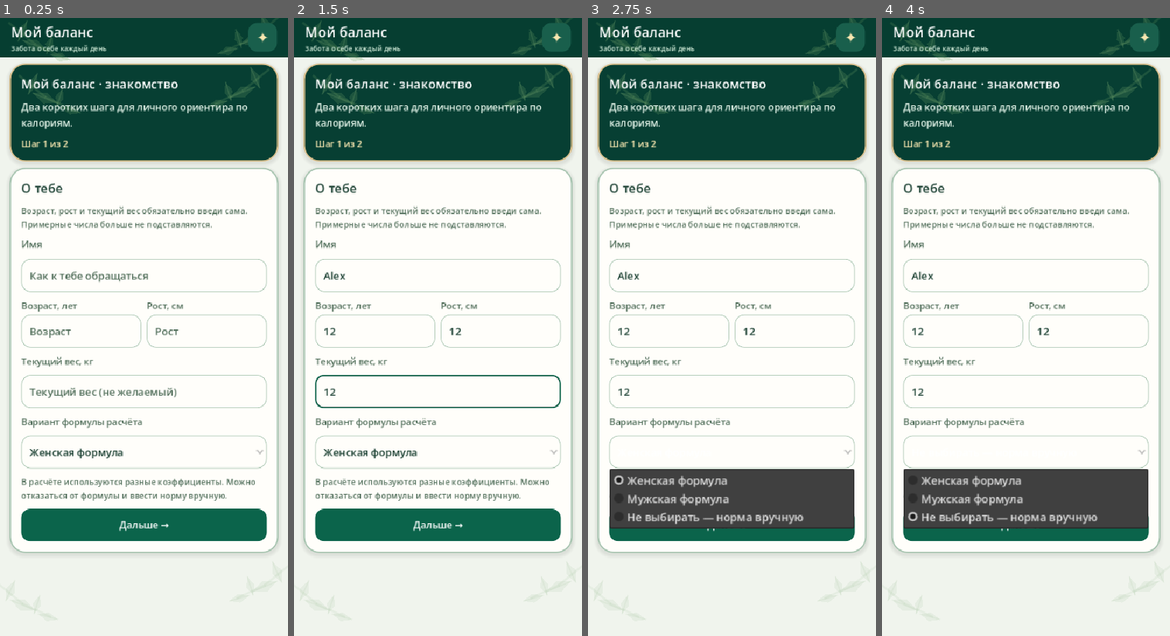
Above: before the commit, frames 1-4 (left to right).
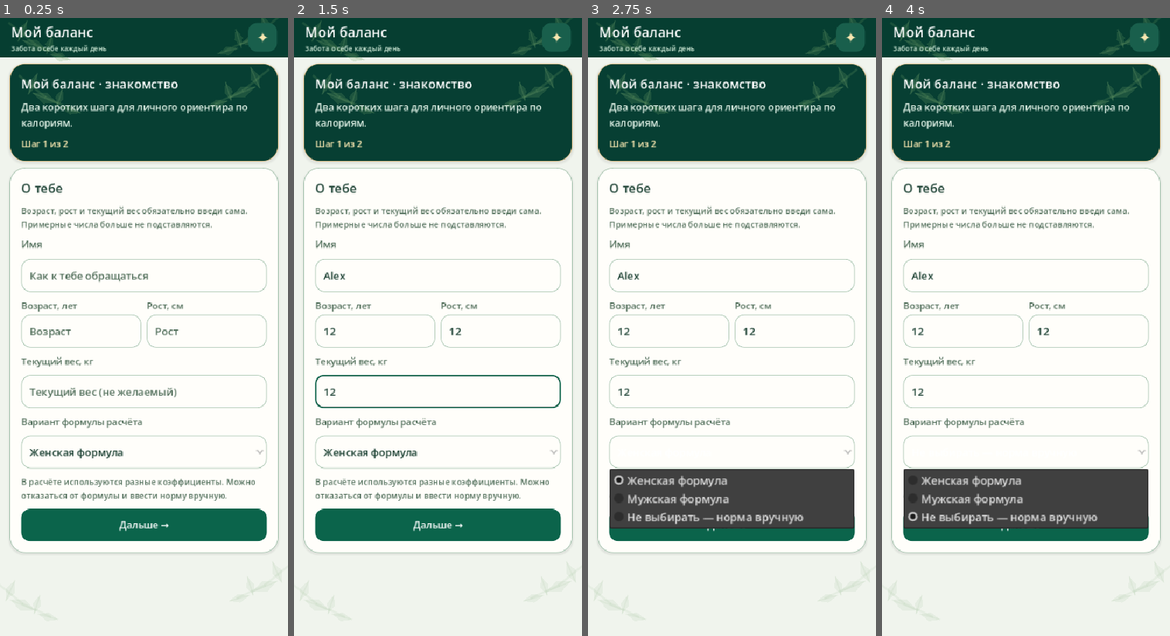
Above: after the commit, the same moments.

Repository: Domenklay/My_balance
Game: Godot game, scene res://main.tscn
Same seed, same stepped clock (60 frames per second), same inputs: the game is played once before the commit and once after it.
Inputs (mouse positions are in pixels of both pictures, inside the frame that each line leads up to):
- Up to frame 1 (0.25 s): no input
- Up to frame 2 (1.5 s): click (438, 277) at 0.52 s; type "Alex" at 0.6 s; click (374, 333) at 0.75 s; type "12" at 0.83 s; click (501, 333) at 0.98 s; type "12" at 1.07 s; click (438, 388) at 1.27 s; type "12" at 1.35 s
- Up to frame 3 (2.75 s): click "Женская формула" at 2 s
- Up to frame 4 (4 s): click "Дальше →" at 2.75 s; click "Не выбирать — норма вручную" at 3.5 s

The runs differ from the first frame. In frame 1, 1.3% of the frame differs, in the area x 3-97%, y 7-87%; in frame 2, 1.3%; in frame 3, 1.3%; in frame 4, 1.3%.

Commit message:
Refresh day cards: coordinated meal icon textures, subtle borders and shadows

Diff:
--- a/godot/src/main.gd
+++ b/godot/src/main.gd
@@ -12,6 +12,12 @@
 const FoodSearchScript = preload("res://src/food_search.gd")
 const AppearanceScript = preload("res://src/appearance.gd")
 const PatternScript = preload("res://src/theme_pattern.gd")
+const MEAL_TEXTURES = [
+    preload("res://assets/meals/breakfast.svg"),
+    preload("res://assets/meals/lunch.svg"),
+    preload("res://assets/meals/dinner.svg"),
+    preload("res://assets/meals/snack.svg")
+]
 const NAV_TEXTURES = {
     "day": preload("res://assets/nav/day.svg"),
     "recipes": preload("res://assets/nav/recipes.svg"),
@@ -641,10 +647,11 @@
     style.border_color = BORDER if variant == "plain" or HIGH_CONTRAST else style.bg_color
     if current_theme == "botanical":
         style.border_color = Color("#D9BF8C") if variant == "hero" else BORDER
-    style.set_border_width_all(2 if HIGH_CONTRAST or current_theme == "botanical" else 1)
-    style.shadow_color = Color(0.0, 0.0, 0.0, 0.13 if DARK_MODE else 0.08)
-    style.shadow_size = 6 if current_theme == "botanical" else (5 if variant == "hero" else 3)
-    style.shadow_offset = Vector2(0, 3)
+    style.set_border_width_all(2 if HIGH_CONTRAST else 1)
+    # Pastel cards rely on their colored stripe, not a heavy border/shadow.
+    style.shadow_color = Color(0.0, 0.0, 0.0, 0.11 if DARK_MODE else 0.065)
+    style.shadow_size = 4 if variant == "hero" else (3 if current_theme == "botanical" else 2)
+    style.shadow_offset = Vector2(0, 2)
     style.content_margin_left = 17
     style.content_margin_right = 17
     style.content_margin_top = 17
@@ -661,7 +668,7 @@
     if PATTERNS and variant == "activity" and current_theme == "botanical" and tab == "day":
         var mountain_art = PatternScript.new()
         mountain_art.name = "BotanicalActivityLandscape"
-        mountain_art.configure("hills", Color("#7ABD9B"), true, 0.20)
+        mountain_art.configure("hills", Color("#A7D9BB"), true, 0.13)
         panel.add_child(mountain_art)
     var content = VBoxContainer.new()
     content.mouse_filter = Control.MOUSE_FILTER_PASS
@@ -684,8 +691,8 @@
             style.content_margin_right = margin
             style.content_margin_top = margin
             style.content_margin_bottom = margin
-            style.shadow_size = 4 if current_theme == "botanical" else 2
-            style.shadow_offset = Vector2(0, 2 if current_theme == "botanical" else 1)
+            style.shadow_size = 2 if current_theme == "botanical" else 1
+            style.shadow_offset = Vector2(0, 1)
     content.add_theme_constant_override("separation", spacing)
 
 
@@ -2008,10 +2015,10 @@
     # No extra standalone title card: every meal already has its own header.
     var existing = store.day_entries(date)
     var sections = [
-        {"meal":"Завтрак", "icon":"🌞", "variant":"overview", "accent":ACCENT},
-        {"meal":"Обед", "icon":"🍲", "variant":"tint", "accent":TEXT_ACCENT},
-        {"meal":"Ужин", "icon":"🌙", "variant":"activity", "accent":ACTIVITY_TEXT},
-        {"meal":"Перекус", "icon":"🍎", "variant":"plain", "accent":NAV_ACTIVE}
+        {"meal":"Завтрак", "variant":"overview", "accent":ACCENT},
+        {"meal":"Обед", "variant":"tint", "accent":TEXT_ACCENT},
+        {"meal":"Ужин", "variant":"activity", "accent":ACTIVITY_TEXT},
+        {"meal":"Перекус", "variant":"plain", "accent":NAV_ACTIVE}
     ]
     var shares: Array = store.meal_shares()
     var yesterday: String = store.change_date(date, -1)
@@ -2040,8 +2047,8 @@
             ]
             var meal_style = meal_card.get_parent().get_theme_stylebox("panel") as StyleBoxFlat
             meal_style.bg_color = botanical_colors[section_index]
-            meal_style.border_color = botanical_edges[section_index].lightened(0.18)
-            meal_style.set_border_width_all(1)
+            meal_style.border_color = botanical_edges[section_index].lightened(0.43)
+            meal_style.set_border_width_all(2 if HIGH_CONTRAST else 1)
         if section_index == 0:
             diary_food_card = meal_card
         # One-row meal summary: tap its title or + to select a product,
@@ -2055,19 +2062,30 @@
         accent.custom_minimum_size = Vector2(4, 28)
         accent.mouse_filter = Control.MOUSE_FILTER_IGNORE
         title_row.add_child(accent)
+        # Four matching rounded line icons replace mixed-system emoji on
+        # every theme. Keep each icon noninteractive so the meal's title and
+        # action buttons retain their original hit targets.
+        var food_art = TextureRect.new()
+        food_art.name = "MealArt_" + str(section_index)
+        food_art.texture = MEAL_TEXTURES[section_index]
+        food_art.custom_minimum_size = Vector2(24, 24)
+        food_art.expand_mode = TextureRect.EXPAND_IGNORE_SIZE
+        food_art.stretch_mode = TextureRect.STRETCH_KEEP_ASPECT_CENTERED
+        food_art.size_flags_horizontal = Control.SIZE_SHRINK_CENTER
+        food_art.size_flags_vertical = Control.SIZE_SHRINK_CENTER
+        food_art.mouse_filter = Control.MOUSE_FILTER_IGNORE
         if current_theme == "botanical":
-            var food_art = Label.new()
-            food_art.text = str(["🥣", "🍲", "🥗", "🍓"][section_index])
-            food_art.name = "BotanicalMealArt_" + str(section_index)
-            food_art.add_theme_font_size_override("font_size", 23)
-            food_art.custom_minimum_size.x = 27
-            food_art.horizontal_alignment = HORIZONTAL_ALIGNMENT_CENTER
-            food_art.vertical_alignment = VERTICAL_ALIGNMENT_CENTER
-            food_art.mouse_filter = Control.MOUSE_FILTER_IGNORE
-            title_row.add_child(food_art)
+            var icon_colors = [
+                Color("#9F6424"), Color("#2D7650"),
+                Color("#4C66AA"), Color("#AD4A6C")
+            ]
+            food_art.modulate = icon_colors[section_index]
+        else:
+            food_art.modulate = WHITE if DARK_MODE else INK
+        title_row.add_child(food_art)
         var meal_title = Button.new()
         meal_title.name = "MealHeader_" + str(section_index)
-        meal_title.text = meal_name if current_theme == "botanical" else str(section_info["icon"]) + " " + meal_name
+        meal_title.text = meal_name
         meal_title.flat = true
         meal_title.alignment = HORIZONTAL_ALIGNMENT_LEFT
         meal_title.size_flags_horizontal = Control.SIZE_EXPAND_FILL
@@ -3245,7 +3263,7 @@
         _show_my_foods()
         return
     var back_to_profile = _card("Настройки приложения")
-    _label(back_to_profile, "Версия 0.7.24 · Тема: " + AppearanceScript.name_for(current_theme), 12, MUTED)
+    _label(back_to_profile, "Версия 0.7.25 · Тема: " + AppearanceScript.name_for(current_theme), 12, MUTED)
     _button(back_to_profile, "← К личной странице", func(): _navigate_to_tab("profile"), true)
     var card = _card("Личные настройки")
     _button(card, "Моя анкета · пересчитать норму", func(): _begin_onboarding(true), true)
